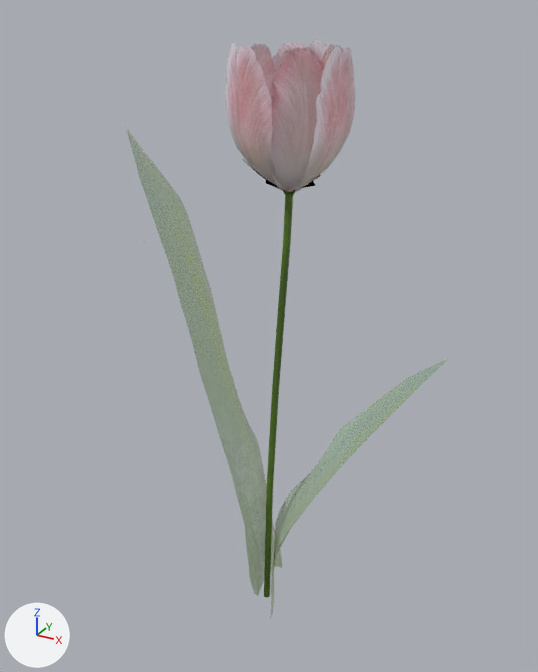
The FBX model Assets/Models/Greenhouse/Tulip_Grown.fbx: old version first, new version second.
The view is the same before and after, from a camera (50 mm lens) standing at (0.187, -0.352, 0.379) and looking at (-0.014, 0.014, 0.196). The lights are fixed; the arrows at lower left show +X, +Y and +Z. Where no turn or scale is listed for an object, it has been applied to the vertices.

Objects in the first picture: 'pCube1', 'pCube2', 'pCylinder1', 'pasted__pCube1', 'pasted__pCube2', 'pasted__pCube2.001', 'pasted__pasted__pCube2', 'pasted__pasted__pasted__pCube2', 'pasted__pasted__pasted__pCube2.001'.
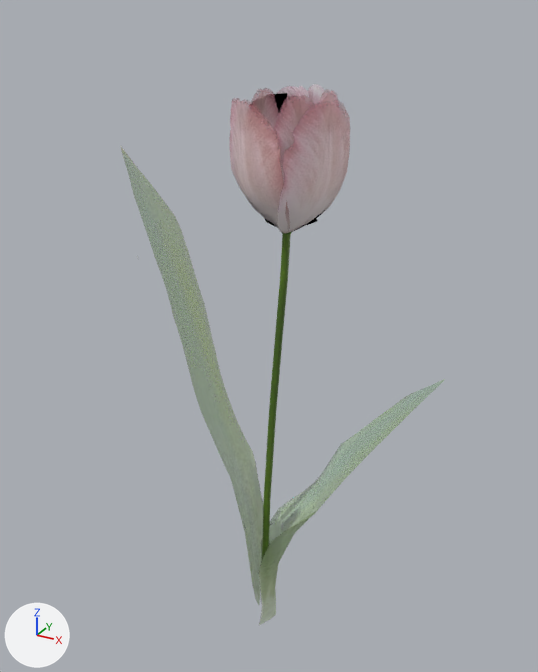
Commit message: added young tulip model

What differs and where, as boxes [x1, y1, x2, y2] in the pictures (538 x 672 px; the box of a moved part takes in the faces that stretch with it):
'pasted__pasted__pCube2.001', added: after [277, 108, 350, 233]
'pasted__pCube2', moved: before [226, 42, 289, 192]; after [268, 84, 333, 128]
'pCube1', reshaped, moved: before [126, 128, 282, 596]; after [120, 146, 275, 605]
'pasted__pasted__pasted__pCube2', moved, rescaled: before [271, 56, 332, 190]; after [275, 104, 311, 189]
'pasted__pasted__pasted__pCube2.002', added: after [230, 105, 290, 230]
'pCube2', deleted: before [294, 46, 355, 193]
'pCylinder1', moved, rescaled (9% shorter): before [264, 190, 295, 597]; after [261, 231, 293, 600]
'pasted__pasted__pCube2', moved, rescaled (13% narrower): before [236, 51, 288, 190]; after [249, 95, 294, 231]
'pasted__pCube1', reshaped, moved: before [270, 359, 447, 619]; after [259, 379, 445, 625]
'pasted__pCube2.001', deleted: before [269, 40, 331, 94]
'pasted__pasted__pasted__pCube2.001', moved, rescaled: before [288, 68, 346, 192]; after [297, 98, 340, 228]
part 1 of me_mesh_001, moved or reshaped: before [270, 499, 313, 619]; after [259, 513, 314, 625]
part 2 of me_mesh_001, moved or reshaped: before [277, 465, 316, 544]; after [279, 480, 317, 557]
part 3 of me_mesh_001, moved or reshaped: before [273, 510, 291, 577]; after [261, 536, 281, 570]
part 4 of me_mesh, moved or reshaped: before [208, 381, 282, 596]; after [202, 396, 275, 605]

What changed in the scene script:
```text
Change me_mesh:
    used by ob_pcube1; location = (-0.0176, 0.0, 0.1631)
    remove me_mesh.from_pydata(...)  # 674 vertices, 672 faces; spans x -0.094..0.017, y -0.035..0.035, z -0.164..0.154
    add me_mesh.from_pydata(...)  # 674 vertices, 672 faces; spans x -0.094..0.02, y -0.035..0.035, z -0.164..0.154
    me_mesh part 4: 307 of 674 vertices moved; they spanned x -0.008..0.017, y -0.035..0.035, z -0.164..-0.039 and now span x -0.005..0.02, y -0.028..0.032, z -0.164..-0.039; mean shift (0.003, 0.002, 0.0); largest move (0.015, -0.035, -0.161) -> (0.017, -0.017, -0.161)
Change me_mesh_001:
    where me_mesh_001.from_pydata(...)  # 674 vertices, 672 faces; spans x -0.033..0.094, y -0.035..0.062, z -0.107..0.101
    used by ob_pasted__pcube1; location = (0.0048, -0.0028, 0.1092)
    me_mesh_001 part 1: all 19 vertices in x -0.001..0.012, y -0.014..-0.011, z -0.107..-0.026 are moved by (-0.009, -0.001, 0.0)
    me_mesh_001 part 2: all 21 vertices in x -0.02..0.006, y 0.005..0.03, z -0.026..-0.025 are moved by (-0.006, -0.007, 0.0)
    me_mesh_001 part 3: all 17 vertices in x -0.011..-0.008, y 0.009..0.012, z -0.106..-0.052 are moved by (-0.006, -0.007, 0.0)
Add me_mesh_007_1:
    me_mesh_007_1.from_pydata(...)  # 386 vertices, 384 faces; spans x -0.0175..0.0299, y -0.0461..0.0407, z -0.0444..0.0313
    me_mesh_007_1.materials.append(mat_tulip_petal_2)
Add me_mesh_008_1:
    me_mesh_008_1.from_pydata(...)  # 386 vertices, 384 faces; spans x -0.0456..0.0368, y -0.0373..0.0271, z -0.0444..0.0313
    me_mesh_008_1.materials.append(mat_tulip_petal_2)
Change ob_pasted__pcube2:
    ob_pasted__pcube2.parent: ob_group1 -> ob_group2
    ob_pasted__pcube2.location: (-1.267, 0.755, 0.0608) -> (-1.29, -1.421, -0.0706)
Change ob_pcylinder1:
    ob_pcylinder1.location: (-0.0079, 0.0, 0.147) -> (-0.0101, 0.0, 0.1344)
    ob_pcylinder1.scale: (0.00214, 0.141, 0.00196) -> (0.00226, 0.132, 0.00208)
Remove ob_pcube2:
    ob_pcube2 = bpy.data.objects.new('pCube2', me_mesh_003)
    ob_pcube2.location = (0.005, 0.0, 0.3326)
Change ob_pcube1:
    ob_pcube1.location: (-0.0176, 0.0, 0.1631) -> (-0.023, 0.0, 0.1522)
Change ob_pasted__pasted__pasted__pcube2_001:
    ob_pasted__pasted__pasted__pcube2_001.location: (-0.703, 1.055, -0.227) -> (-0.802, -1.122, -0.267)
    ob_pasted__pasted__pasted__pcube2_001.scale: (0.00133, 9.43, 5.52) -> (0.00123, 9.43, 5.11)
Remove ob_pasted__pcube2_001:
    ob_pasted__pcube2_001 = bpy.data.objects.new('pasted__pCube2.001', me_mesh_005)
    ob_pasted__pcube2_001.location = (0.0069, -0.0032, 0.3335)
Change ob_pasted__pasted__pcube2:
    ob_pasted__pasted__pcube2.location: (-0.685, 1.055, -0.292) -> (-0.73, -1.122, -0.131)
    ob_pasted__pasted__pcube2.scale: (0.00133, 9.43, 5.52) -> (0.00123, 9.43, 5.11)
Change ob_pasted__pcube1:
    ob_pasted__pcube1.location: (0.0048, -0.0028, 0.1092) -> (0.0032, 0.0029, 0.0939)
Change ob_pasted__pasted__pasted__pcube2:
    ob_pasted__pasted__pasted__pcube2.location: (-1.468, 1.055, 0.179) -> (-1.528, -1.122, 0.231)
    ob_pasted__pasted__pasted__pcube2.scale: (0.00133, 9.43, 5.52) -> (0.00123, 9.43, 5.11)
Add ob_pasted__pasted__pcube2_001:
    ob_pasted__pasted__pcube2_001 = bpy.data.objects.new('pasted__pasted__pCube2.001', me_mesh_007_1)
    ob_pasted__pasted__pcube2_001.location = (0.0041, -0.0023, 0.3117)
Add ob_pasted__pasted__pasted__pcube2_002:
    ob_pasted__pasted__pasted__pcube2_002 = bpy.data.objects.new('pasted__pasted__pasted__pCube2.002', me_mesh_008_1)
    ob_pasted__pasted__pasted__pcube2_002.location = (0.0057, 0.0018, 0.3117)
```
